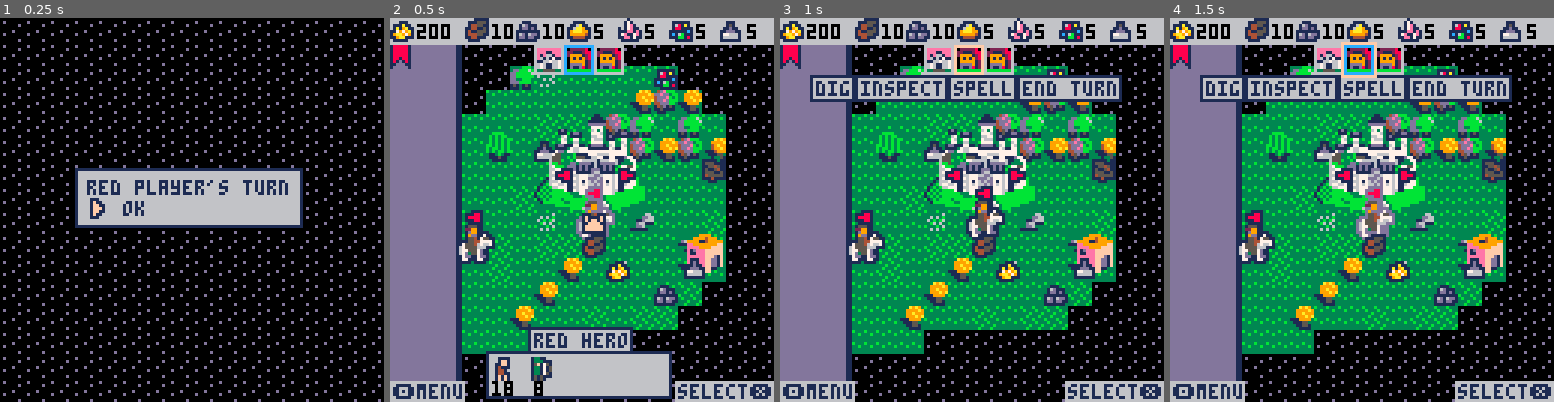
Above: before the commit, frames 1-4 (left to right).
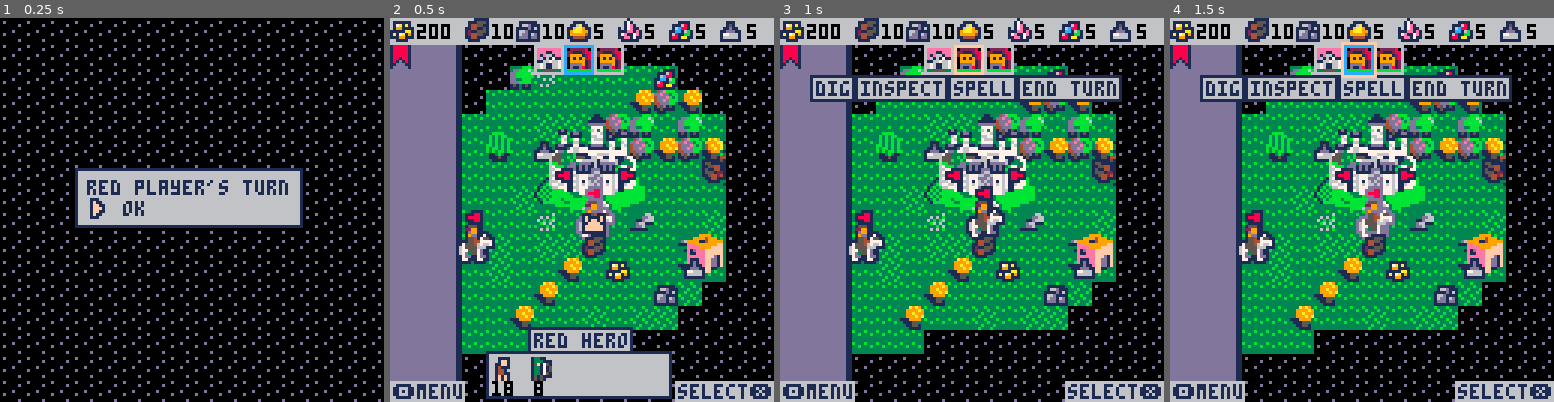
Above: after the commit, the same moments.

Repository: pvan/pico8
Game: PICO-8 cartridge heroes.p8
Same seed, same stepped clock (60 frames per second), same inputs: the game is played once before the commit and once after it.
Inputs:
- Up to frame 1 (0.25 s): no input
- Up to frame 2 (0.5 s): tap X (X key) at 0.33 s
- Up to frame 3 (1 s): tap O (Z key) at 0.7 s
- Up to frame 4 (1.5 s): tap X (X key) at 1.07 s

Frame 1 is identical in both runs. In frame 2, 1.3% of the frame differs, in the area x 0-88%, y 0-75%; in frame 3, 1.2%; in frame 4, 1.2%.

Commit message:
heroes: art pass: resources, sawmill, hourglass
gold vs gems vs ore
make gold more like gems to distinguish from sulfur
revise gems to differentiate from new gold
make ore bigger to distinguish from gold/gems

try spinning hourglass (not sure about it)

sawmill: add stumps, improve readability, make ground transparent

Diff:
--- a/heroes.p8
+++ b/heroes.p8
@@ -955,7 +955,8 @@
 
    rectfill2(58,90,11,9,1)
    rectfill2(59,91,9,9,6)
-   spr(247+flash(8,4),60,92)
+   spr(224-1+flash(7,4),60,92)
+--   spr(248-1+flash(8,4),60,92)
 
 	  return
 	 end
@@ -3959,7 +3960,7 @@
 	 },
 	 mine_={
 	  type="mine",
-	  spr=174,
+	  spr=196,
 	  sprx=-8,
 	  spry=-8,
 	  sprw=2,
@@ -4006,10 +4007,10 @@
 	 archetypes["mine_"..r]=copy(archetypes.mine_)
   archetypes["mine_"..r].subtype=i
 	 if i==2 then --wood
-	  archetypes["mine_"..r].spr=192
+	  archetypes["mine_wood"].spr=192
 	 end
 	 if i==7 then --mercury
-	  archetypes["mine_"..r].spr=142
+	  archetypes["mine_mercury"].spr=194
   end
 	end
 
Not shown, changed: 62 lines of the sprite sheet (__gfx__) section of heroes.p8
